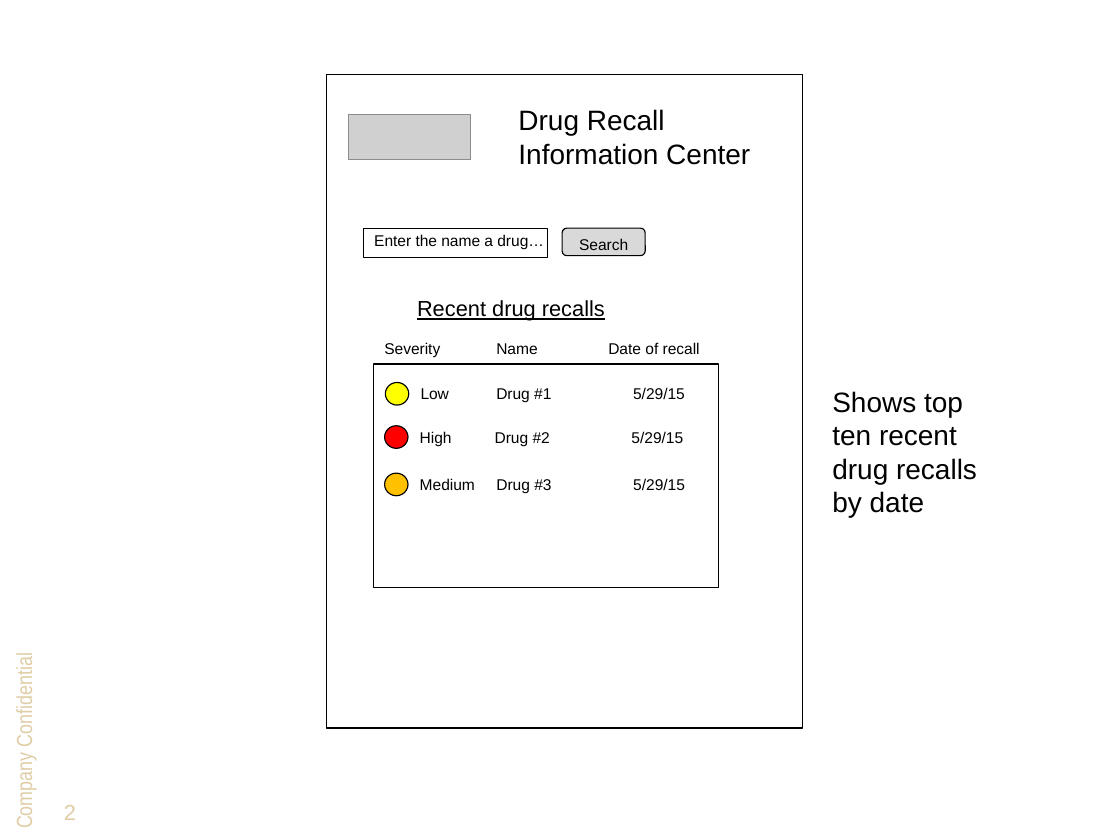
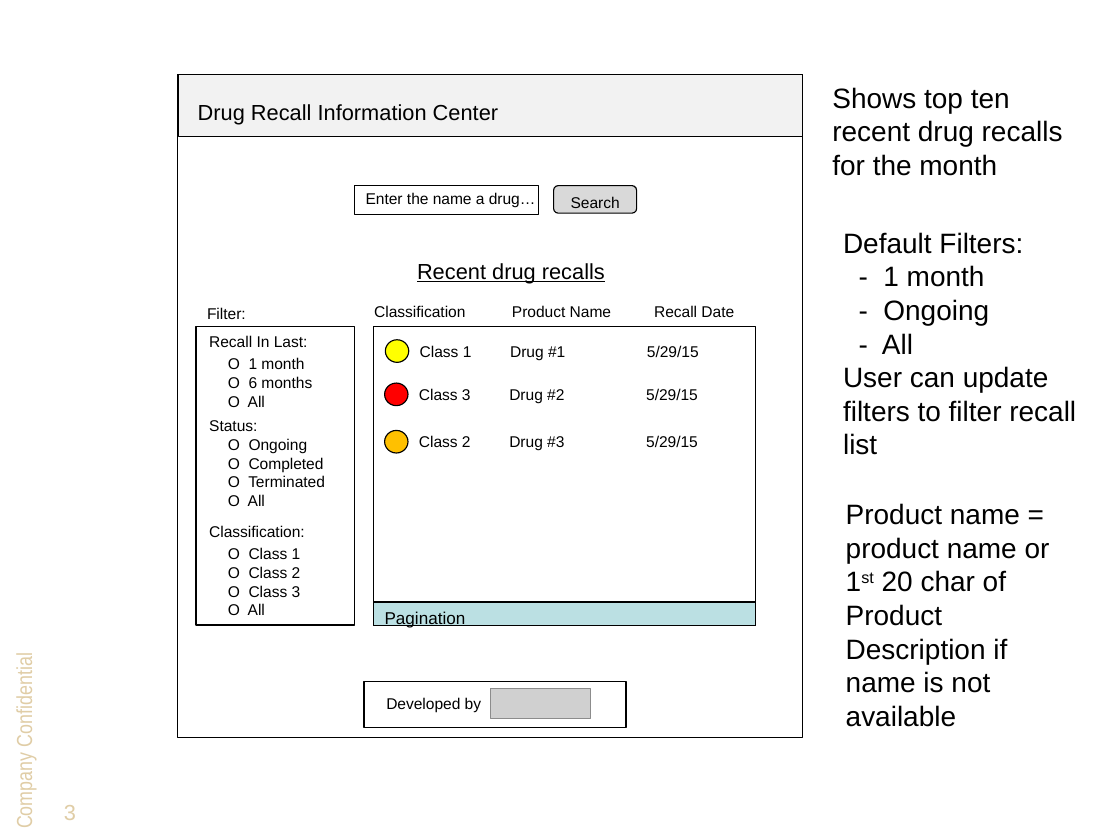
Before and after one commit to DevTechnology/DRIC, a slide deck: slide 3 of Design/Wireframes/DRIC wireframes.pptx (slide 2 before the commit). Drawn at 1120x840 pixels with LibreOffice and Linux fonts; fonts in the diff are those of the drawing; grey boxes stand for pictures; background and template pictures are left out. Boxes give left, top, right and bottom in pixels: in the first picture for what was removed or moved away, otherwise in the second. Text is boxed around its words. In the diff, an @@ line names an element or a change of style, - is before the commit and + after.

```diff
--- a/Design/Wireframes/DRIC wireframes.pptx
+++ b/Design/Wireframes/DRIC wireframes.pptx
@@ rectangle: place and size @@
-rectangle at (327,75,803,728)
+rectangle at (177,75,802,738)
@@ rectangle at (177,75,802,738): fill #FFFFFF to none @@
@@ rectangle added at (178,75,802,137), fill #F2F2F2, outline #000000 0.75 pt @@
@@ text at (832,87,1063,176): text changed @@
-Shows top ten recent drug recalls by date
+Shows top ten recent drug recalls for the month
@@ text "Drug Recall Information Center": place and size @@
-text "Drug Recall Information Center" at (518,109,750,165)
+text "Drug Recall Information Center" at (198,104,498,125)
@@ text "Drug Recall Information Center" at (198,104,498,125): size 18 to 14 pt @@
@@ 1 text, 1 rounded rectangle, 1 rectangle: place and size @@
-1 text, 1 rounded rectangle, 1 rectangle at (363,228,645,258)
+1 text, 1 rounded rectangle, 1 rectangle at (355,186,636,215)
@@ text added at (843,232,1076,455), 18 pt, text #000000 @@
+Default Filters:
+- 1 month
+- Ongoing
+- All
+User can update filters to filter recall list
@@ text "Recent drug recalls": place and size @@
-text "Recent drug recalls" at (417,300,605,321)
+text "Recent drug recalls" at (417,263,605,284)
@@ rectangle: place and size @@
-rectangle at (373,364,718,588)
+rectangle at (373,327,755,625)
@@ text at (374,305,734,317): text changed @@
-Severity Name Date of recall
+Classification Product Name Recall Date
@@ 3 ellipses: place and size @@
-3 ellipses at (384,383,409,495)
+3 ellipses at (384,339,409,452)
@@ text at (420,345,699,360): text changed @@
-Low Drug #1 5/29/15
+Class 1 Drug #1 5/29/15
@@ text at (419,388,698,403): text changed @@
-High Drug #2 5/29/15
+Class 3 Drug #2 5/29/15
@@ text at (419,435,698,451): text changed @@
-Medium Drug #3 5/29/15
+Class 2 Drug #3 5/29/15
@@ text added at (846,503,1050,727), 18 pt, text #000000 @@
+Product name = product name or 1st 20 char of Product Description if name is not available
@@ group added at (196,307,355,625): 7 texts, 1 rectangle @@
+Filter:
+Recall In Last:
+O 1 month
+O 6 months
+O All
+Status:
+O Ongoing
+O Completed
+O Terminated
+O All
+Classification:
+O Class 1
+O Class 2
+O Class 3
+O All
@@ rectangle added at (373,603,755,626), fill #BBE0E3, outline #000000 0.75 pt, 11 pt, text #000000 @@
+Pagination
@@ rectangle added at (364,681,626,728), outline #000000 0.75 pt @@
@@ picture: place and size @@
-picture at (348,114,470,160)
+picture at (491,689,590,719)
@@ text added at (386,697,481,712), 10 pt, text #000000 @@
+Developed by
@@ page number at (64,805,76,820): text changed @@
-2
+3
```
Also in this commit, not shown: 2 other slides changed, 2 slides added, 1 slide removed.
